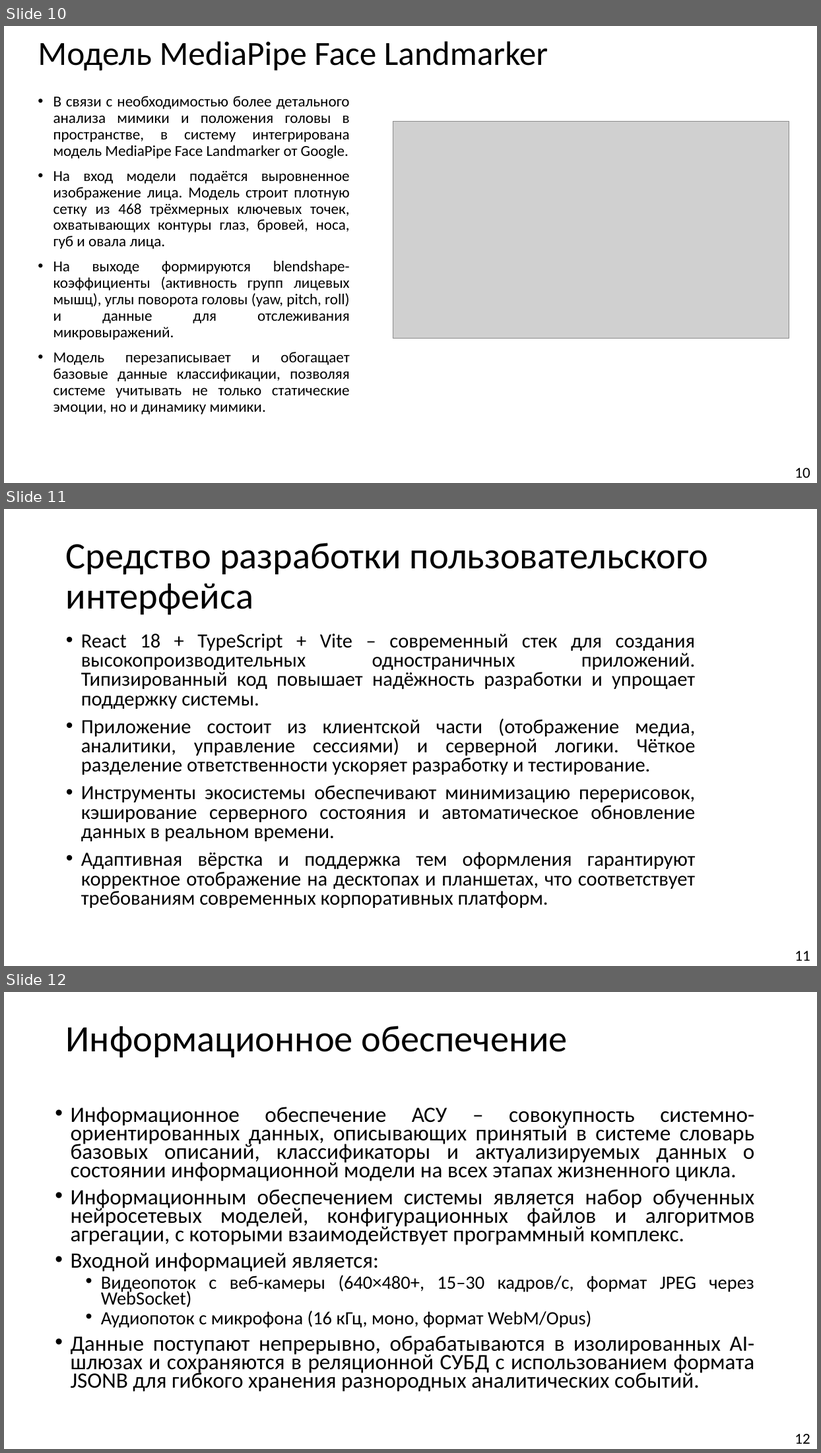
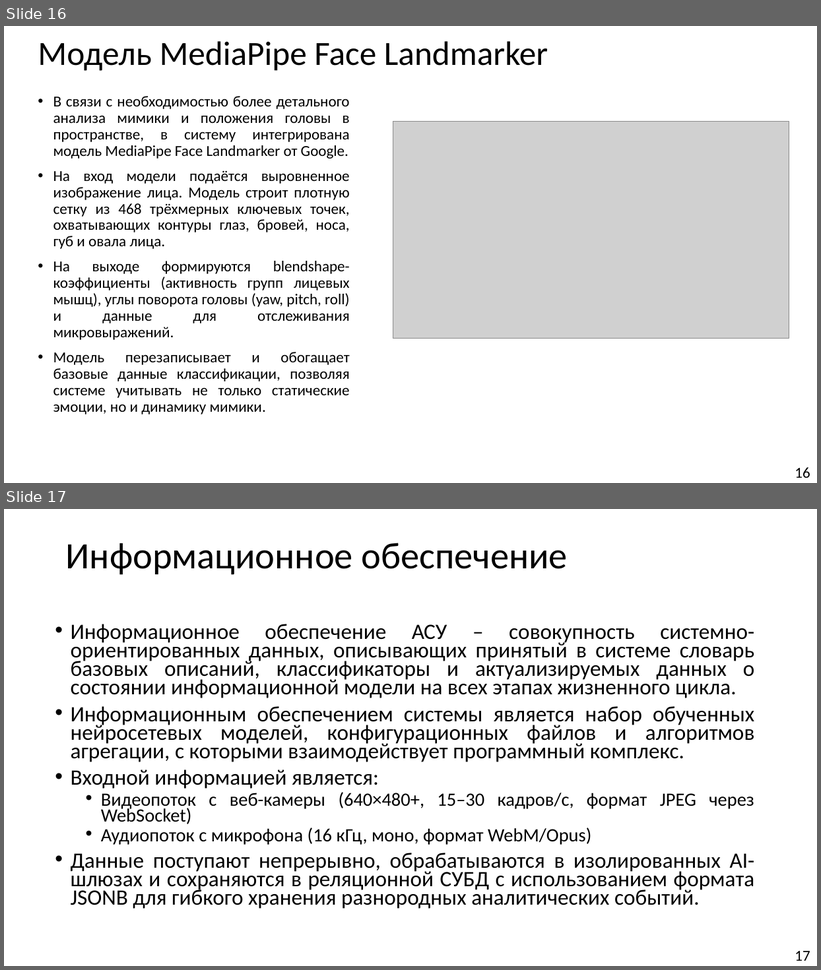
Before and after one commit to Hetsunya/diplom-docs, a slide deck: вкр/презентация по_преддипломной_практике_Демьянцев_Виталий_Владиславович_606_22 (1).pptx. Shown one above the other, each under a label of ours: slides 10, 11 and 12 before the commit, slides 16 and 17 after it. The pictures are 821x1453 and 821x970 pixels, drawn with LibreOffice and Linux fonts; fonts in the diff are those of the drawing; grey boxes stand for pictures. Boxes give left, top, right and bottom in pixels: in the first picture for what was removed or moved away, otherwise in the second. Text is boxed around its words. In the diff, an @@ line names an element or a change of style, - is before the commit and + after.

```diff
--- a/вкр/презентация по_преддипломной_практике_Демьянцев_Виталий_Владиславович_606_22 (1).pptx
+++ b/вкр/презентация по_преддипломной_практике_Демьянцев_Виталий_Владиславович_606_22 (1).pptx
@@ slide 11 removed at (4,509,817,966), background #FFFFFF @@
@@ title removed at (66,543,708,615) @@
-Средство разработки пользовательского интерфейса
@@ text removed at (81,634,696,908) @@
-• React 18 + TypeScript + Vite – современный стек для создания высокопроизводительных одностраничных приложений. Типизированный код повышает надёжность разработки и упрощает поддержку системы.
-• Приложение состоит из клиентской части (отображение медиа, аналитики, управление сессиями) и серверной логики. Чёткое разделение ответственности ускоряет разработку и тестирование.
-• Инструменты экосистемы обеспечивают минимизацию перерисовок, кэширование серверного состояния и автоматическое обновление данных в реальном времени.
-• Адаптивная вёрстка и поддержка тем оформления гарантируют корректное отображение на десктопах и планшетах, что соответствует требованиям современных корпоративных платформ.
@@ page number removed at (795,951,810,961) @@
-11
@@ what was slide 10 is now slide 16 @@
@@ page number at (795,468,810,478): text changed @@
-10
+16
@@ what was slide 12 is now slide 17 @@
@@ page number at (795,951,810,961): text changed @@
-12
+17
```
Also in this commit, not shown: 8 slides changed, 8 slides added, 5 other slides removed, 4 other files.
